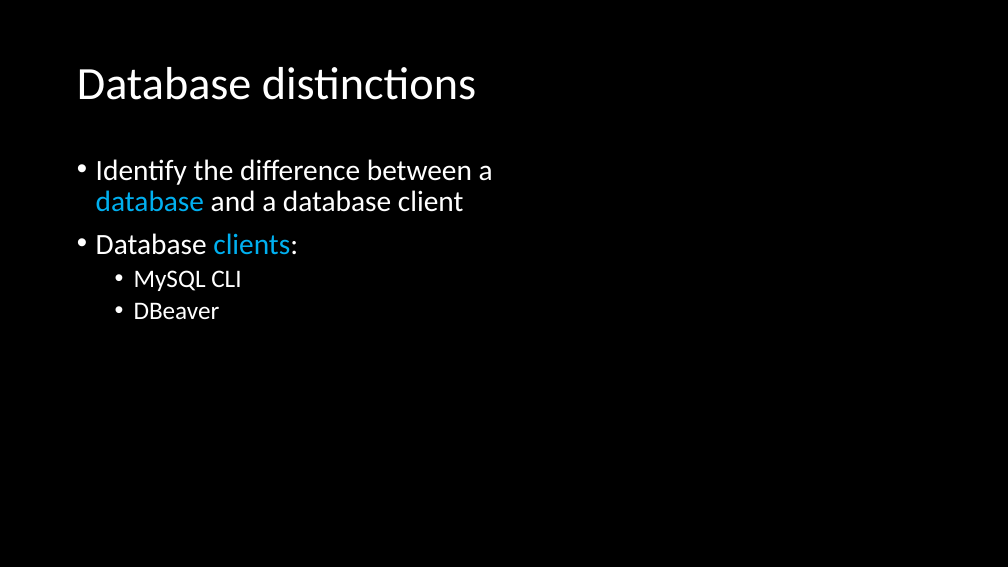
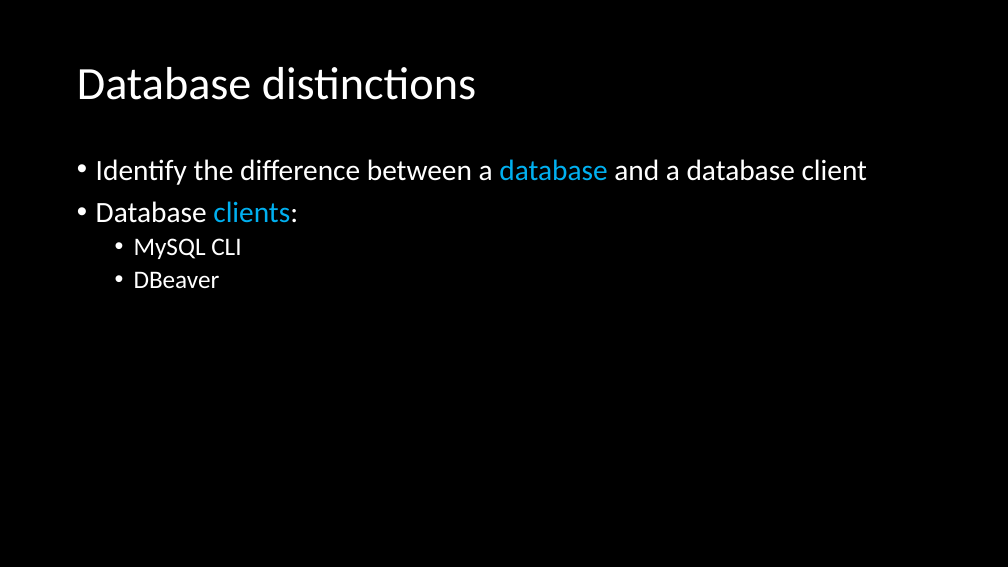
Before and after one commit to ckiefriter1/PT-BESD, a slide deck: slide 4 of Week7/W1.02. Week 1 Overview.pptx. Drawn at 1008x567 pixels with LibreOffice and Linux fonts; fonts in the diff are those of the drawing. Boxes give left, top, right and bottom in pixels: in the first picture for what was removed or moved away, otherwise in the second. Text is boxed around its words. In the diff, an @@ line names an element or a change of style, - is before the commit and + after.

```diff
--- a/Week7/W1.02. Week 1 Overview.pptx
+++ b/Week7/W1.02. Week 1 Overview.pptx
@@ text "Identify the difference between a ..." rewrapped from [96,159,493,320] to [96,159,867,289] @@
```
Also in this commit, not shown: 3 other slides changed, 5 other files.
